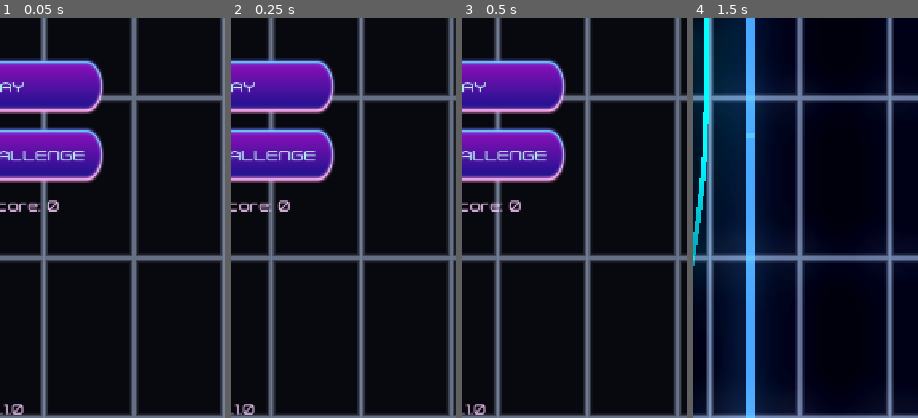
Above: before the commit, frames 1-4 (left to right).
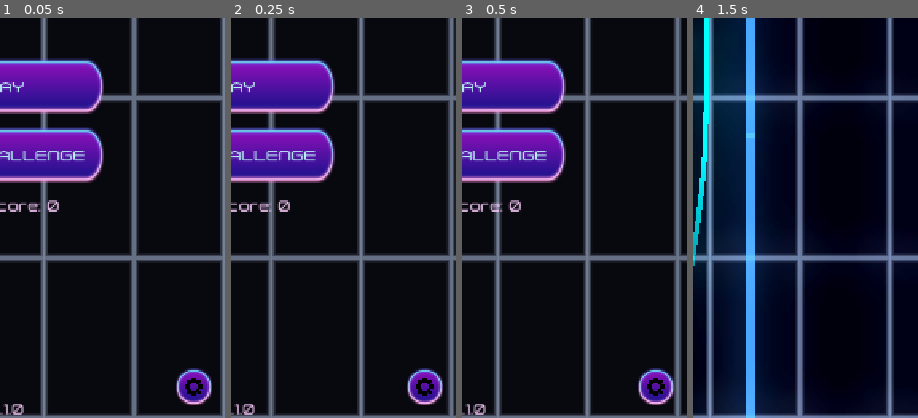
Above: after the commit, the same moments.

Repository: topher235/neon-drifter
Game: Godot game, scene res://scenes/main/main.tscn
The game is run twice, just before and just after one commit, with the same random seed, the same clock (stepped at 60 frames per second) and the same inputs.
Inputs (mouse positions are % of the whole screen's width and height, from its top left):
- Up to frame 1 (0.05 s): no input
- Up to frame 2 (0.25 s): no input
- Up to frame 3 (0.5 s): no input
- Up to frame 4 (1.5 s): click "DAILY CHALLENGE" at 0.5 s; tap Enter (ui_accept) at 1.25 s; move the mouse to (72, 45) at 1.27 s; press the mouse at (72, 45) at 1.28 s
The pictures show only the part of the screen within x 50-100%, y 50-100%; the shares and areas given below are measured in that part.

The runs differ from the first frame. In frame 1, 1.0% of the frame differs, in the area x 78-95%, y 87-97%; in frame 2, 1.0%; in frame 3, 1.0%; in frame 4, nothing differs.

Commit message:
Add initial settings modal

Diff:
--- a/autoload/audio_manager.gd
+++ b/autoload/audio_manager.gd
@@ -136,6 +136,25 @@
 func get_sfx_volume() -> float:
     return db_to_linear(AudioServer.get_bus_volume_db(sfx_bus_idx))
 
+# Mute/Unmute Control
+func mute_music() -> void:
+    AudioServer.set_bus_mute(music_bus_idx, true)
+
+func unmute_music() -> void:
+    AudioServer.set_bus_mute(music_bus_idx, false)
+
+func mute_sfx() -> void:
+    AudioServer.set_bus_mute(sfx_bus_idx, true)
+
+func unmute_sfx() -> void:
+    AudioServer.set_bus_mute(sfx_bus_idx, false)
+
+func is_music_muted() -> bool:
+    return AudioServer.is_bus_mute(music_bus_idx)
+
+func is_sfx_muted() -> bool:
+    return AudioServer.is_bus_mute(sfx_bus_idx)
+
 # Utility
 func linear_to_db(linear: float) -> float:
     if linear <= 0.0:
--- a/resources/themes/neon-wave.tres
+++ b/resources/themes/neon-wave.tres
@@ -612,6 +612,16 @@
 cache/0/72/0/underline_position = 0.0
 cache/0/72/0/underline_thickness = 0.0
 cache/0/72/0/scale = 1.0
+cache/0/64/0/ascent = 0.0
+cache/0/64/0/descent = 0.0
+cache/0/64/0/underline_position = 0.0
+cache/0/64/0/underline_thickness = 0.0
+cache/0/64/0/scale = 1.0
+cache/0/48/0/ascent = 0.0
+cache/0/48/0/descent = 0.0
+cache/0/48/0/underline_position = 0.0
+cache/0/48/0/underline_thickness = 0.0
+cache/0/48/0/scale = 1.0
 
 [resource]
 default_font = SubResource("9")
--- a/scenes/ui/game_over.tscn
+++ b/scenes/ui/game_over.tscn
@@ -1,6 +1,9 @@
-[gd_scene load_steps=2 format=3 uid="uid://ctk67ij7axc7n"]
+[gd_scene load_steps=3 format=3 uid="uid://ctk67ij7axc7n"]
 
 [ext_resource type="Script" uid="uid://dqapk1imtt32t" path="res://scenes/ui/game_over.gd" id="1_60xr3"]
+
+[sub_resource type="LabelSettings" id="LabelSettings_title"]
+font_size = 64
 
 [node name="GameOver" type="Control"]
 layout_mode = 3
@@ -18,62 +21,94 @@
 anchor_bottom = 1.0
 grow_horizontal = 2
 grow_vertical = 2
-color = Color(1, 1, 1, 0.282353)
+color = Color(0, 0, 0, 0.7)
 
-[node name="PanelContainer" type="PanelContainer" parent="."]
+[node name="Panel" type="Panel" parent="."]
 layout_mode = 1
 anchors_preset = 8
 anchor_left = 0.5
 anchor_top = 0.5
 anchor_right = 0.5
 anchor_bottom = 0.5
-offset_left = -52.0
-offset_top = -104.5
-offset_right = 52.0
-offset_bottom = 104.5
+offset_left = -250.0
+offset_top = -300.0
+offset_right = 250.0
+offset_bottom = 350.0
 grow_horizontal = 2
 grow_vertical = 2
 
-[node name="VBoxContainer" type="VBoxContainer" parent="PanelContainer"]
+[node name="MarginContainer" type="MarginContainer" parent="Panel"]
+layout_mode = 1
+anchors_preset = 15
+anchor_right = 1.0
+anchor_bottom = 1.0
+grow_horizontal = 2
+grow_vertical = 2
+theme_override_constants/margin_left = 20
+theme_override_constants/margin_top = 20
+theme_override_constants/margin_right = 20
+theme_override_constants/margin_bottom = 40
+
+[node name="VBoxContainer" type="VBoxContainer" parent="Panel/MarginContainer"]
 layout_mode = 2
+theme_override_constants/separation = 30
+
+[node name="TitleLabel" type="Label" parent="Panel/MarginContainer/VBoxContainer"]
+layout_mode = 2
+text = "GAME OVER"
+label_settings = SubResource("LabelSettings_title")
+horizontal_alignment = 1
+
+[node name="Spacer1" type="Control" parent="Panel/MarginContainer/VBoxContainer"]
+custom_minimum_size = Vector2(0, 20)
+layout_mode = 2
+
+[node name="StatsContainer" type="VBoxContainer" parent="Panel/MarginContainer/VBoxContainer"]
+layout_mode = 2
+theme_override_constants/separation = 15
+
+[node name="FinalScoreLabel" type="Label" parent="Panel/MarginContainer/VBoxContainer/StatsContainer"]
+unique_name_in_owner = true
+layout_mode = 2
+horizontal_alignment = 1
+
+[node name="DistanceLabel" type="Label" parent="Panel/MarginContainer/VBoxContainer/StatsContainer"]
+unique_name_in_owner = true
+layout_mode = 2
+horizontal_alignment = 1
+
+[node name="MaxComboLabel" type="Label" parent="Panel/MarginContainer/VBoxContainer/StatsContainer"]
+unique_name_in_owner = true
+layout_mode = 2
+horizontal_alignment = 1
+
+[node name="HighScoreLabel" type="Label" parent="Panel/MarginContainer/VBoxContainer/StatsContainer"]
+unique_name_in_owner = true
+layout_mode = 2
+horizontal_alignment = 1
+
+[node name="Spacer2" type="Control" parent="Panel/MarginContainer/VBoxContainer"]
+custom_minimum_size = Vector2(0, 20)
+layout_mode = 2
+size_flags_vertical = 3
+
+[node name="ButtonContainer" type="VBoxContainer" parent="Panel/MarginContainer/VBoxContainer"]
+layout_mode = 2
+size_flags_horizontal = 4
 theme_override_constants/separation = 20
 
-[node name="TitleLabel" type="Label" parent="PanelContainer/VBoxContainer"]
-layout_mode = 2
-text = "GAME OVER"
-
-[node name="Spacer" type="Control" parent="PanelContainer/VBoxContainer"]
-layout_mode = 2
-
-[node name="StatsContainer" type="VBoxContainer" parent="PanelContainer/VBoxContainer"]
-layout_mode = 2
-
-[node name="FinalScoreLabel" type="Label" parent="PanelContainer/VBoxContainer/StatsContainer"]
+[node name="RetryButton" type="Button" parent="Panel/MarginContainer/VBoxContainer/ButtonContainer"]
 unique_name_in_owner = true
-layout_mode = 2
-
-[node name="DistanceLabel" type="Label" parent="PanelContainer/VBoxContainer/StatsContainer"]
-unique_name_in_owner = true
-layout_mode = 2
-
-[node name="MaxComboLabel" type="Label" parent="PanelContainer/VBoxContainer/StatsContainer"]
-unique_name_in_owner = true
-z_index = 1
-layout_mode = 2
-
-[node name="HighScoreLabel" type="Label" parent="PanelContainer/VBoxContainer/StatsContainer"]
-unique_name_in_owner = true
-layout_mode = 2
-
-[node name="Spacer2" type="Control" parent="PanelContainer/VBoxContainer"]
-layout_mode = 2
-
-[node name="RetryButton" type="Button" parent="PanelContainer/VBoxContainer"]
-unique_name_in_owner = true
+custom_minimum_size = Vector2(300, 80)
 layout_mode = 2
 text = "RETRY"
 
-[node name="MenuButton" type="Button" parent="PanelContainer/VBoxContainer"]
+[node name="MenuButton" type="Button" parent="Panel/MarginContainer/VBoxContainer/ButtonContainer"]
 unique_name_in_owner = true
+custom_minimum_size = Vector2(300, 80)
 layout_mode = 2
 text = "MAIN MENU"
+
+[node name="Control" type="Control" parent="Panel/MarginContainer/VBoxContainer"]
+visible = false
+layout_mode = 2
--- a/scenes/ui/main_menu.gd
+++ b/scenes/ui/main_menu.gd
@@ -6,55 +6,65 @@
 @onready var quit_button: Button = %QuitButton
 @onready var high_score_label: Label = %HighScoreLabel
 @onready var title_label: Label = %TitleLabel
+@onready var settings_button: Button = %SettingsButton
+@onready var settings_modal: Control = $SettingsModal
 
 func _ready() -> void:
-    play_button.pressed.connect(_on_play_pressed)
-    daily_button.pressed.connect(_on_daily_pressed)
-    quit_button.pressed.connect(_on_quit_pressed)
+	play_button.pressed.connect(_on_play_pressed)
+	daily_button.pressed.connect(_on_daily_pressed)
+	quit_button.pressed.connect(_on_quit_pressed)
+	settings_button.pressed.connect(_on_settings_pressed)
 
-    _update_high_score()
-    _update_daily_checkmark()
-    _animate_title()
+	_update_high_score()
+	_update_daily_checkmark()
+	_animate_title()
 
-    # Play menu music
-    AudioManager.play_music("menu")
+	# Play menu music
+	AudioManager.play_music("menu")
 
 func _update_high_score() -> void:
-    high_score_label.text = "High Score: %d" % GameManager.high_score
+	high_score_label.text = "High Score: %d" % GameManager.high_score
 
 func _update_daily_checkmark() -> void:
-    # Show checkmark if daily challenge is completed
-    if SaveManager.is_daily_challenge_completed():
-        daily_checkmark.visible = true
-    else:
-        daily_checkmark.visible = false
+	# Show checkmark if daily challenge is completed
+	if SaveManager.is_daily_challenge_completed():
+		daily_checkmark.visible = true
+	else:
+		daily_checkmark.visible = false
 
 func _animate_title() -> void:
-    # Pulse animation for title
-    var tween = create_tween().set_loops()
-    tween.tween_property(title_label, "scale", Vector2(1.05, 1.05), 1.0)
-    tween.tween_property(title_label, "scale", Vector2(1.0, 1.0), 1.0)
+	# Pulse animation for title
+	var tween = create_tween().set_loops()
+	tween.tween_property(title_label, "scale", Vector2(1.05, 1.05), 1.0)
+	tween.tween_property(title_label, "scale", Vector2(1.0, 1.0), 1.0)
 
 func _on_play_pressed() -> void:
-    AudioManager.play_sfx("ui_click")
-    _start_game(false)
+	AudioManager.play_sfx("ui_click")
+	_start_game(false)
 
 func _on_daily_pressed() -> void:
-    AudioManager.play_sfx("ui_click")
-    _start_game(true)
+	AudioManager.play_sfx("ui_click")
+	_start_game(true)
 
 func _on_quit_pressed() -> void:
-    get_tree().quit()
+	get_tree().quit()
+
+func _on_settings_pressed() -> void:
+	AudioManager.play_sfx("ui_click")
+	if settings_modal.has_method("open_settings"):
+		settings_modal.open_settings()
+	else:
+		settings_modal.visible = true
 
 func _start_game(daily_challenge: bool) -> void:
-    # Set game mode in GameManager
-    if daily_challenge:
-        GameManager.current_game_mode = GameManager.GameMode.DAILY_CHALLENGE
-    else:
-        GameManager.current_game_mode = GameManager.GameMode.CLASSIC
+	# Set game mode in GameManager
+	if daily_challenge:
+		GameManager.current_game_mode = GameManager.GameMode.DAILY_CHALLENGE
+	else:
+		GameManager.current_game_mode = GameManager.GameMode.CLASSIC
 
-    # Transition to game scene
-    AudioManager.stop_music(true)
+	# Transition to game scene
+	AudioManager.stop_music(true)
 
-    # Use SceneManager for smooth transition
-    await SceneManager.goto_game()
+	# Use SceneManager for smooth transition
+	await SceneManager.goto_game()
--- a/scenes/ui/main_menu.tscn
+++ b/scenes/ui/main_menu.tscn
@@ -1,8 +1,10 @@
-[gd_scene load_steps=6 format=3 uid="uid://coql3r5d7x8y5"]
+[gd_scene load_steps=8 format=3 uid="uid://coql3r5d7x8y5"]
 
 [ext_resource type="PackedScene" uid="uid://dcvhm68iau6s" path="res://scenes/ui/neon_grid_background.tscn" id="1_bg"]
 [ext_resource type="Theme" uid="uid://b3u4wxbvbpmyv" path="res://resources/themes/neon-wave.tres" id="1_fe2o3"]
 [ext_resource type="Script" uid="uid://btfjpmqe56wav" path="res://scenes/ui/main_menu.gd" id="1_sl1te"]
+[ext_resource type="Texture2D" uid="uid://cinr0o55lq335" path="res://assets/icons/settings.png" id="4_settings_icon"]
+[ext_resource type="PackedScene" uid="uid://dbp1ulnofsv7n" path="res://scenes/ui/settings_modal.tscn" id="5_settings_modal"]
 
 [sub_resource type="LabelSettings" id="LabelSettings_fe2o3"]
 font_size = 72
@@ -107,3 +109,35 @@
 grow_horizontal = 2
 grow_vertical = 0
 text = "v0.1.0"
+
+[node name="SettingsButton" type="Button" parent="."]
+unique_name_in_owner = true
+layout_mode = 1
+anchors_preset = 3
+anchor_left = 1.0
+anchor_top = 1.0
+anchor_right = 1.0
+anchor_bottom = 1.0
+offset_left = -80.0
+offset_top = -80.0
+offset_right = -20.0
+offset_bottom = -20.0
+grow_horizontal = 0
+grow_vertical = 0
+
+[node name="TextureRect" type="TextureRect" parent="SettingsButton"]
+custom_minimum_size = Vector2(30, 30)
+layout_mode = 1
+anchors_preset = 8
+anchor_left = 0.5
+anchor_top = 0.5
+anchor_right = 0.5
+anchor_bottom = 0.5
+grow_horizontal = 2
+grow_vertical = 2
+texture = ExtResource("4_settings_icon")
+expand_mode = 1
+
+[node name="SettingsModal" parent="." instance=ExtResource("5_settings_modal")]
+visible = false
+layout_mode = 1
--- a/scenes/ui/pause_screen.tscn
+++ b/scenes/ui/pause_screen.tscn
@@ -24,44 +24,64 @@
 grow_vertical = 2
 color = Color(0, 0, 0, 0.7)
 
-[node name="VBoxContainer" type="VBoxContainer" parent="."]
+[node name="Panel" type="Panel" parent="."]
 layout_mode = 1
 anchors_preset = 8
 anchor_left = 0.5
 anchor_top = 0.5
 anchor_right = 0.5
 anchor_bottom = 0.5
-offset_left = -100.0
-offset_top = -150.0
-offset_right = 100.0
-offset_bottom = 150.0
+offset_left = -200.0
+offset_top = -250.0
+offset_right = 200.0
+offset_bottom = 250.0
 grow_horizontal = 2
 grow_vertical = 2
-theme_override_constants/separation = 40
 
-[node name="PausedLabel" type="Label" parent="VBoxContainer"]
+[node name="MarginContainer" type="MarginContainer" parent="Panel"]
+layout_mode = 1
+anchors_preset = 15
+anchor_right = 1.0
+anchor_bottom = 1.0
+grow_horizontal = 2
+grow_vertical = 2
+theme_override_constants/margin_left = 20
+theme_override_constants/margin_top = 20
+theme_override_constants/margin_right = 20
+theme_override_constants/margin_bottom = 20
+
+[node name="VBoxContainer" type="VBoxContainer" parent="Panel/MarginContainer"]
+layout_mode = 2
+theme_override_constants/separation = 30
+
+[node name="PausedLabel" type="Label" parent="Panel/MarginContainer/VBoxContainer"]
 layout_mode = 2
 text = "PAUSED"
-label_settings = SubResource("LabelSettings_pause")
+label_settings = SubResource("LabelSettings_title")
 horizontal_alignment = 1
 
-[node name="Spacer" type="Control" parent="VBoxContainer"]
+[node name="Spacer1" type="Control" parent="Panel/MarginContainer/VBoxContainer"]
 custom_minimum_size = Vector2(0, 50)
 layout_mode = 2
+size_flags_vertical = 3
 
-[node name="ButtonContainer" type="VBoxContainer" parent="VBoxContainer"]
+[node name="ButtonContainer" type="VBoxContainer" parent="Panel/MarginContainer/VBoxContainer"]
 layout_mode = 2
 size_flags_horizontal = 4
 theme_override_constants/separation = 20
 
-[node name="ContinueButton" type="Button" parent="VBoxContainer/ButtonContainer"]
+[node name="ContinueButton" type="Button" parent="Panel/MarginContainer/VBoxContainer/ButtonContainer"]
 unique_name_in_owner = true
-custom_minimum_size = Vector2(200, 80)
+custom_minimum_size = Vector2(300, 80)
 layout_mode = 2
 text = "CONTINUE"
 
-[node name="MenuButton" type="Button" parent="VBoxContainer/ButtonContainer"]
+[node name="MenuButton" type="Button" parent="Panel/MarginContainer/VBoxContainer/ButtonContainer"]
 unique_name_in_owner = true
-custom_minimum_size = Vector2(200, 80)
+custom_minimum_size = Vector2(300, 80)
 layout_mode = 2
 text = "MAIN MENU"
+
+[node name="Spacer2" type="Control" parent="Panel/MarginContainer/VBoxContainer"]
+custom_minimum_size = Vector2(0, 20)
+layout_mode = 2
--- /dev/null
+++ b/scenes/ui/settings_modal.gd
@@ -0,0 +1,47 @@
+extends Control
+
+## Settings modal for configuring game audio settings
+## Can be used in main menu or pause menu
+
+@onready var music_check: CheckButton = $Panel/MarginContainer/VBoxContainer/MusicSetting/MusicCheckButton
+@onready var sound_check: CheckButton = $Panel/MarginContainer/VBoxContainer/SoundSetting/SoundCheckButton
+@onready var close_button: Button = $Panel/MarginContainer/VBoxContainer/CloseButton
+
+var settings_data: SettingsData
+
+func _ready() -> void:
+	settings_data = SettingsData.new()
+
+	# Connect signals
+	music_check.toggled.connect(_on_music_toggled)
+	sound_check.toggled.connect(_on_sound_toggled)
+	close_button.pressed.connect(_on_close_button_pressed)
+
+	# Initialize UI with current settings
+	_load_settings_to_ui()
+
+	# Apply settings to AudioManager
+	settings_data.apply_settings()
+
+func _load_settings_to_ui() -> void:
+	# Set button states without triggering signals
+	music_check.set_pressed_no_signal(settings_data.music_enabled)
+	sound_check.set_pressed_no_signal(settings_data.sound_enabled)
+
+func _on_music_toggled(button_pressed: bool) -> void:
+	settings_data.set_music_enabled(button_pressed)
+
+func _on_sound_toggled(button_pressed: bool) -> void:
+	settings_data.set_sound_enabled(button_pressed)
+
+func _on_close_button_pressed() -> void:
+	hide()
+
+## Public method to open the settings modal
+func open_settings() -> void:
+	_load_settings_to_ui()
+	show()
+
+## Public method to close the settings modal
+func close_settings() -> void:
+	hide()
--- /dev/null
+++ b/scenes/ui/settings_modal.tscn
@@ -0,0 +1,104 @@
+[gd_scene load_steps=3 format=3 uid="uid://dbp1ulnofsv7n"]
+
+[ext_resource type="Script" uid="uid://c6jdvesjitgvv" path="res://scenes/ui/settings_modal.gd" id="1_settings"]
+
+[sub_resource type="LabelSettings" id="LabelSettings_title"]
+font_size = 48
+
+[node name="SettingsModal" type="Control"]
+process_mode = 3
+layout_mode = 3
+anchors_preset = 15
+anchor_right = 1.0
+anchor_bottom = 1.0
+grow_horizontal = 2
+grow_vertical = 2
+script = ExtResource("1_settings")
+
+[node name="ColorRect" type="ColorRect" parent="."]
+layout_mode = 1
+anchors_preset = 15
+anchor_right = 1.0
+anchor_bottom = 1.0
+grow_horizontal = 2
+grow_vertical = 2
+color = Color(0, 0, 0, 0.7)
+
+[node name="Panel" type="Panel" parent="."]
+layout_mode = 1
+anchors_preset = 8
+anchor_left = 0.5
+anchor_top = 0.5
+anchor_right = 0.5
+anchor_bottom = 0.5
+offset_left = -200.0
+offset_top = -200.0
+offset_right = 200.0
+offset_bottom = 200.0
+grow_horizontal = 2
+grow_vertical = 2
+
+[node name="MarginContainer" type="MarginContainer" parent="Panel"]
+layout_mode = 1
+anchors_preset = 15
+anchor_right = 1.0
+anchor_bottom = 1.0
+grow_horizontal = 2
+grow_vertical = 2
+theme_override_constants/margin_left = 20
+theme_override_constants/margin_top = 20
+theme_override_constants/margin_right = 20
+theme_override_constants/margin_bottom = 20
+
+[node name="VBoxContainer" type="VBoxContainer" parent="Panel/MarginContainer"]
+layout_mode = 2
+theme_override_constants/separation = 30
+
+[node name="Spacer2" type="Control" parent="Panel/MarginContainer/VBoxContainer"]
+custom_minimum_size = Vector2(0, 20)
+layout_mode = 2
+
+[node name="TitleLabel" type="Label" parent="Panel/MarginContainer/VBoxContainer"]
+layout_mode = 2
+text = "SETTINGS"
+label_settings = SubResource("LabelSettings_title")
+horizontal_alignment = 1
+
+[node name="Spacer1" type="Control" parent="Panel/MarginContainer/VBoxContainer"]
+custom_minimum_size = Vector2(0, 20)
+layout_mode = 2
+
+[node name="MusicSetting" type="HBoxContainer" parent="Panel/MarginContainer/VBoxContainer"]
+layout_mode = 2
+theme_override_constants/separation = 20
+
+[node name="MusicLabel" type="Label" parent="Panel/MarginContainer/VBoxContainer/MusicSetting"]
+custom_minimum_size = Vector2(150, 0)
+layout_mode = 2
+text = "Music:"
+vertical_alignment = 1
+
+[node name="MusicCheckButton" type="CheckButton" parent="Panel/MarginContainer/VBoxContainer/MusicSetting"]
+layout_mode = 2
+size_flags_horizontal = 3
+button_pressed = true
+
+[node name="SoundSetting" type="HBoxContainer" parent="Panel/MarginContainer/VBoxContainer"]
+layout_mode = 2
+theme_override_constants/separation = 20
+
+[node name="SoundLabel" type="Label" parent="Panel/MarginContainer/VBoxContainer/SoundSetting"]
+custom_minimum_size = Vector2(150, 0)
+layout_mode = 2
+text = "Sound:"
+vertical_alignment = 1
+
+[node name="SoundCheckButton" type="CheckButton" parent="Panel/MarginContainer/VBoxContainer/SoundSetting"]
+layout_mode = 2
+size_flags_horizontal = 3
+button_pressed = true
+
+[node name="CloseButton" type="Button" parent="Panel/MarginContainer/VBoxContainer"]
+custom_minimum_size = Vector2(0, 60)
+layout_mode = 2
+text = "CLOSE"
--- /dev/null
+++ b/scripts/utilities/settings_data.gd
@@ -0,0 +1,90 @@
+class_name SettingsData
+extends RefCounted
+
+## Handles loading and saving user settings to a configuration file
+## Can be reused across different UI components (Settings Modal, Pause Menu, etc.)
+
+const CONFIG_PATH = "res://user-settings.cfg"
+const SECTION_AUDIO = "audio"
+
+# Audio settings
+var music_enabled: bool = true
+var sound_enabled: bool = true
+
+# Signals for settings changes
+signal music_toggled(enabled: bool)
+signal sound_toggled(enabled: bool)
+
+func _init() -> void:
+	load_settings()
+
+## Load settings from the config file
+func load_settings() -> void:
+	var config = ConfigFile.new()
+	var err = config.load(CONFIG_PATH)
+
+	if err != OK:
+		# File doesn't exist or couldn't be loaded, use defaults
+		print("Settings file not found, using defaults")
+		save_settings()  # Create the file with defaults
+		return
+
+	# Load audio settings
+	music_enabled = config.get_value(SECTION_AUDIO, "music_enabled", true)
+	sound_enabled = config.get_value(SECTION_AUDIO, "sound_enabled", true)
+
+	print("Settings loaded: Music=%s, Sound=%s" % [music_enabled, sound_enabled])
+
+## Save current settings to the config file
+func save_settings() -> void:
+	var config = ConfigFile.new()
+
+	# Set audio settings
+	config.set_value(SECTION_AUDIO, "music_enabled", music_enabled)
+	config.set_value(SECTION_AUDIO, "sound_enabled", sound_enabled)
+
+	# Save to file
+	var err = config.save(CONFIG_PATH)
+	if err != OK:
+		push_error("Failed to save settings: %d" % err)
+	else:
+		print("Settings saved: Music=%s, Sound=%s" % [music_enabled, sound_enabled])
+
+## Toggle music setting
+func set_music_enabled(enabled: bool) -> void:
+	music_enabled = enabled
+	save_settings()
+	music_toggled.emit(enabled)
+
+	# Apply to AudioManager
+	if AudioManager:
+		if enabled:
+			AudioManager.unmute_music()
+		else:
+			AudioManager.mute_music()
+
+## Toggle sound setting
+func set_sound_enabled(enabled: bool) -> void:
+	sound_enabled = enabled
+	save_settings()
+	sound_toggled.emit(enabled)
+
+	# Apply to AudioManager
+	if AudioManager:
+		if enabled:
+			AudioManager.unmute_sfx()
+		else:
+			AudioManager.mute_sfx()
+
+## Apply current settings to AudioManager
+func apply_settings() -> void:
+	if AudioManager:
+		if music_enabled:
+			AudioManager.unmute_music()
+		else:
+			AudioManager.mute_music()
+
+		if sound_enabled:
+			AudioManager.unmute_sfx()
+		else:
+			AudioManager.mute_sfx()
--- /dev/null
+++ b/user-settings.cfg
@@ -0,0 +1,4 @@
+[audio]
+
+music_enabled=true
+sound_enabled=true
Binary file added: assets/icons/refresh-arrow.png
Not shown, added: assets/icons/refresh-arrow.png.import
Binary file added: assets/icons/settings.png
Not shown, added: assets/icons/settings.png.import
Not shown: 1 places in scenes/ui/pause_screen.tscn that only renumber resources
Not shown, added: scenes/ui/settings_modal.gd.uid
Not shown, added: scripts/utilities/settings_data.gd.uid
Not shown, changed: tasks.md
